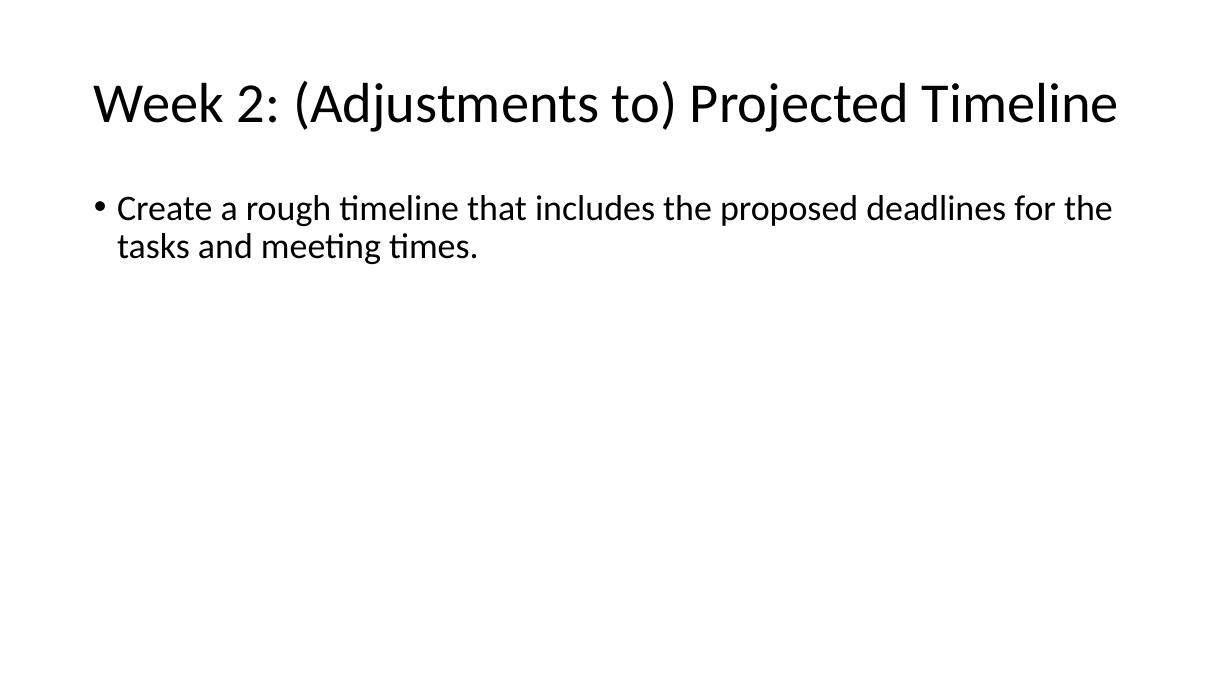
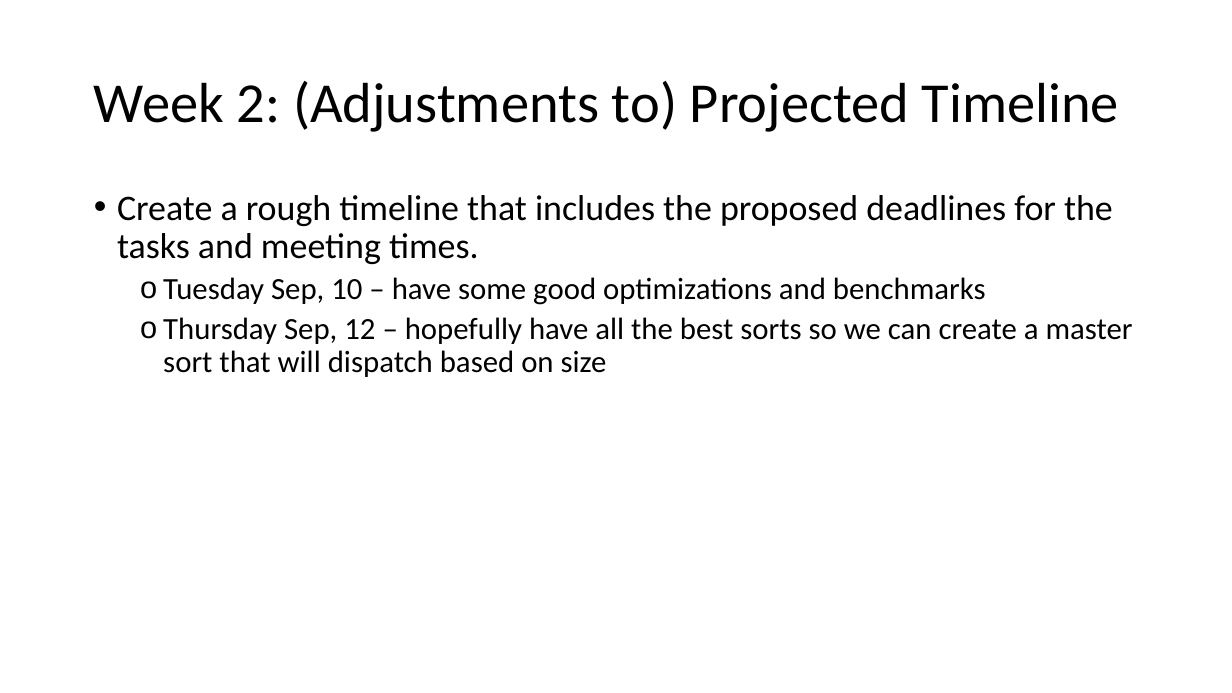
Before and after one commit to SpencerTSmith/Sorting-Optimisation-Lab, a slide deck: slide 8 of artifacts/lab_checkpoint_slides.pptx. Drawn at 1232x693 pixels with LibreOffice and Linux fonts; fonts in the diff are those of the drawing. Boxes give left, top, right and bottom in pixels: in the first picture for what was removed or moved away, otherwise in the second. Text is boxed around its words. In the diff, an @@ line names an element or a change of style, - is before the commit and + after.

```diff
--- a/artifacts/lab_checkpoint_slides.pptx
+++ b/artifacts/lab_checkpoint_slides.pptx
@@ text at [163,277,1133,377]: paragraphs added @@
+  o Tuesday Sep, 10 – have some good optimizations and benchmarks
+  o Thursday Sep, 12 – hopefully have all the best sorts so we can create a master sort that will dispatch based on size
```
Also in this commit, not shown: 7 other slides changed.
